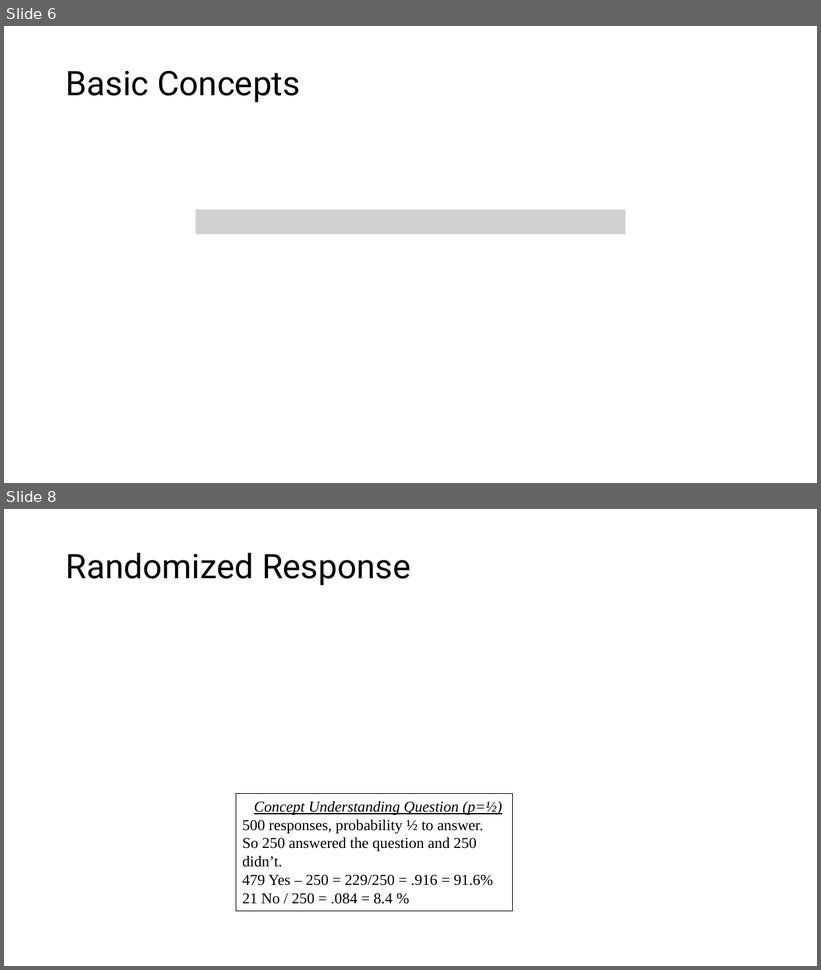
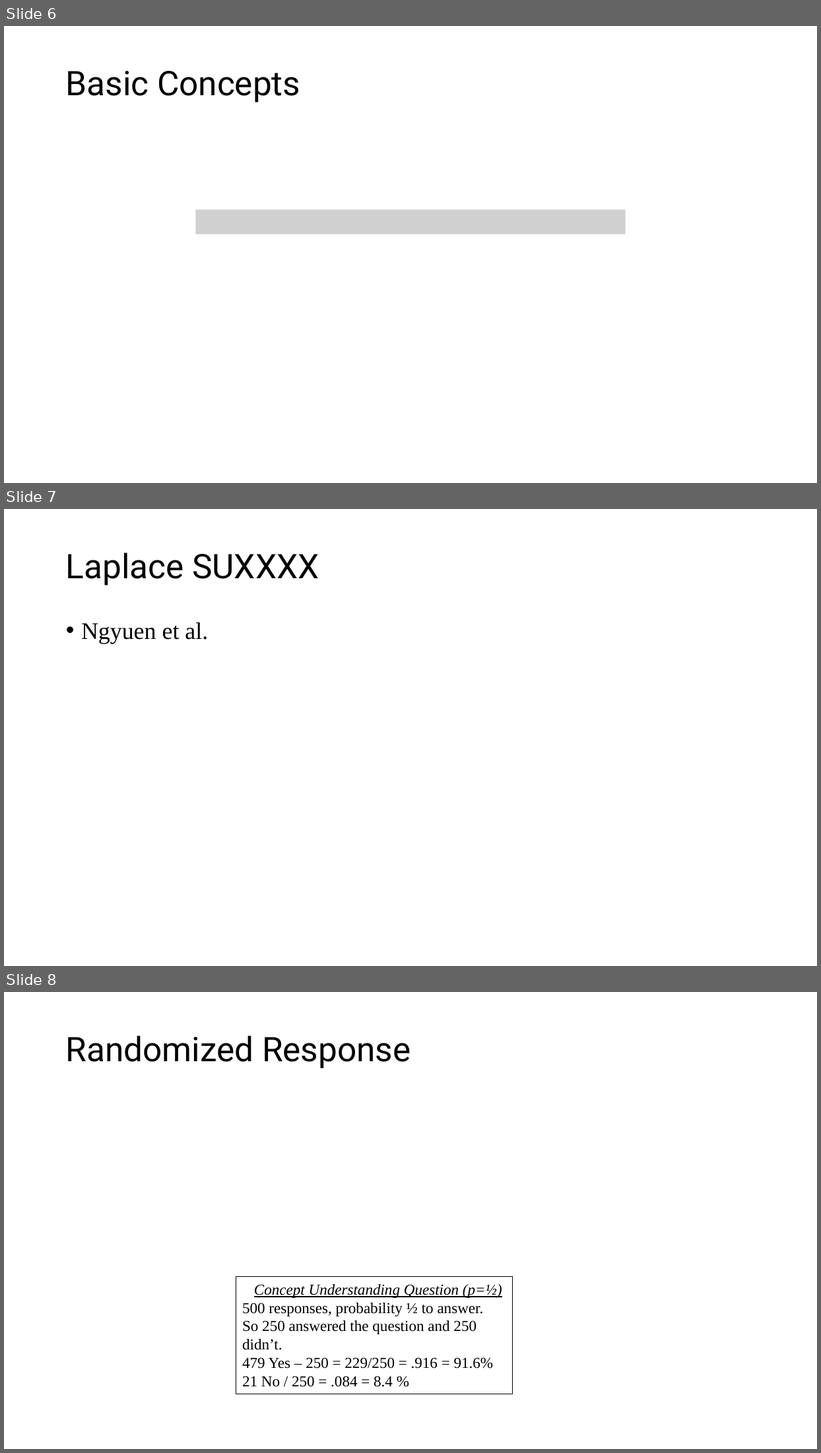
Before and after one commit to CodeFluent/Notes, a slide deck: CS-6223/hw/Grad_Project/Final Documents/PrivKV Differential Privacy for Key Value Structured Data.pptx. Shown one above the other, each under a label of ours: slides 6 and 8 before the commit, slides 6, 7 and 8 after it; the slides between them are not shown. The pictures are 821x970 and 821x1453 pixels, drawn with LibreOffice and Linux fonts; fonts in the diff are those of the drawing; grey boxes stand for pictures. Boxes give left, top, right and bottom in pixels: in the first picture for what was removed or moved away, otherwise in the second. Text is boxed around its words. In the diff, an @@ line names an element or a change of style, - is before the commit and + after.

```diff
--- a/CS-6223/hw/Grad_Project/Final Documents/PrivKV Differential Privacy for Key Value Structured Data.pptx
+++ b/CS-6223/hw/Grad_Project/Final Documents/PrivKV Differential Privacy for Key Value Structured Data.pptx
@@ slide 7 added at bbox=[4, 509, 817, 966], background #FFFFFF @@
@@ title added at bbox=[66, 553, 319, 586], 40 pt, text #000000 @@
+Laplace SUXXXX
@@ text added at bbox=[81, 623, 208, 644], 28 pt, text #000000 @@
+• Ngyuen et al.
```
Also in this commit, not shown: 2 slides changed, 4 other slides added, 1 slide removed.
